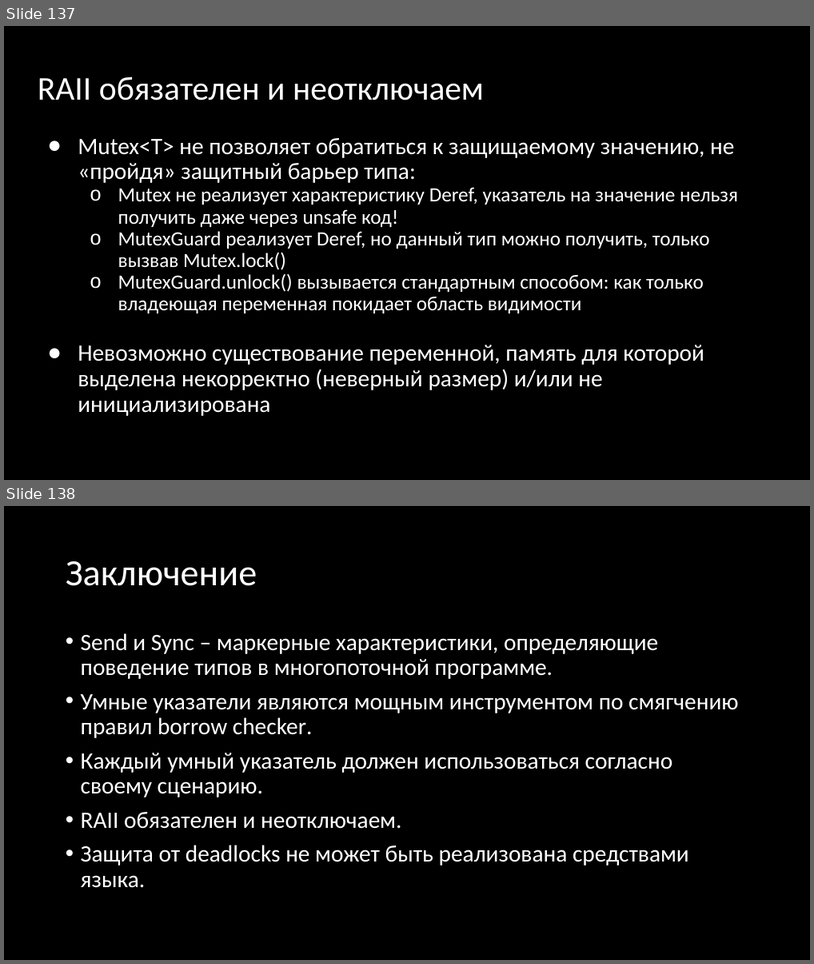
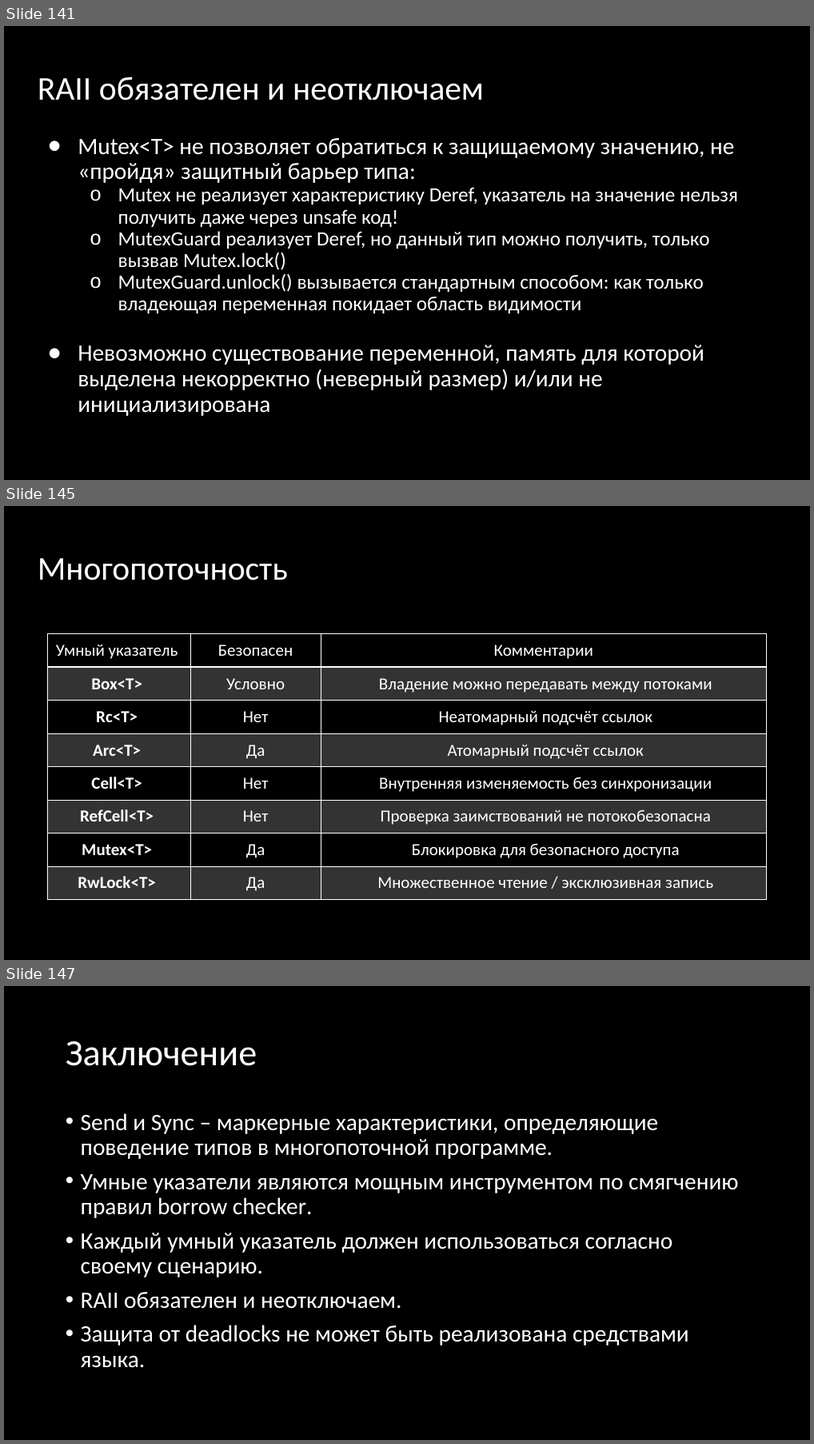
Before and after one commit to Gordon01/learn-rust, a slide deck: keynotes/Rust 2024.pptx. Shown one above the other, each under a label of ours: slides 137 and 138 before the commit, slides 141, 145 and 147 after it; the slides between them are not shown. The pictures are 814x964 and 814x1444 pixels, drawn with LibreOffice and Linux fonts; fonts in the diff are those of the drawing. Boxes give left, top, right and bottom in pixels: in the first picture for what was removed or moved away, otherwise in the second. Text is boxed around its words. In the diff, an @@ line names an element or a change of style, - is before the commit and + after.

```diff
--- a/keynotes/Rust 2024.pptx
+++ b/keynotes/Rust 2024.pptx
@@ slide 145 added at (x1=4, y1=506, x2=810, y2=960), background #000000 @@
@@ title added at (x1=38, y1=558, x2=288, y2=580), 39.6 pt, text #FFFFFF @@
+Многопоточность
@@ table added at (x1=47, y1=634, x2=767, y2=896), 8 rows, 3 columns @@
+Умный указатель | Безопасен | Комментарии
+Box<T> | Условно | Владение можно передавать между потоками
+Rc<T> | Нет | Неатомарный подсчёт ссылок
+Arc<T> | Да | Атомарный подсчёт ссылок
+Cell<T> | Нет | Внутренняя изменяемость без синхронизации
+RefCell<T> | Нет | Проверка заимствований не потокобезопасна
+Mutex<T> | Да | Блокировка для безопасного доступа
+RwLock<T> | Да | Множественное чтение / эксклюзивная запись
@@ what was slide 137 is now slide 141 @@
@@ what was slide 138 is now slide 147 @@
```
Also in this commit, not shown: 4 slides changed, 16 other slides added, 2 slides removed, 1 other file.
